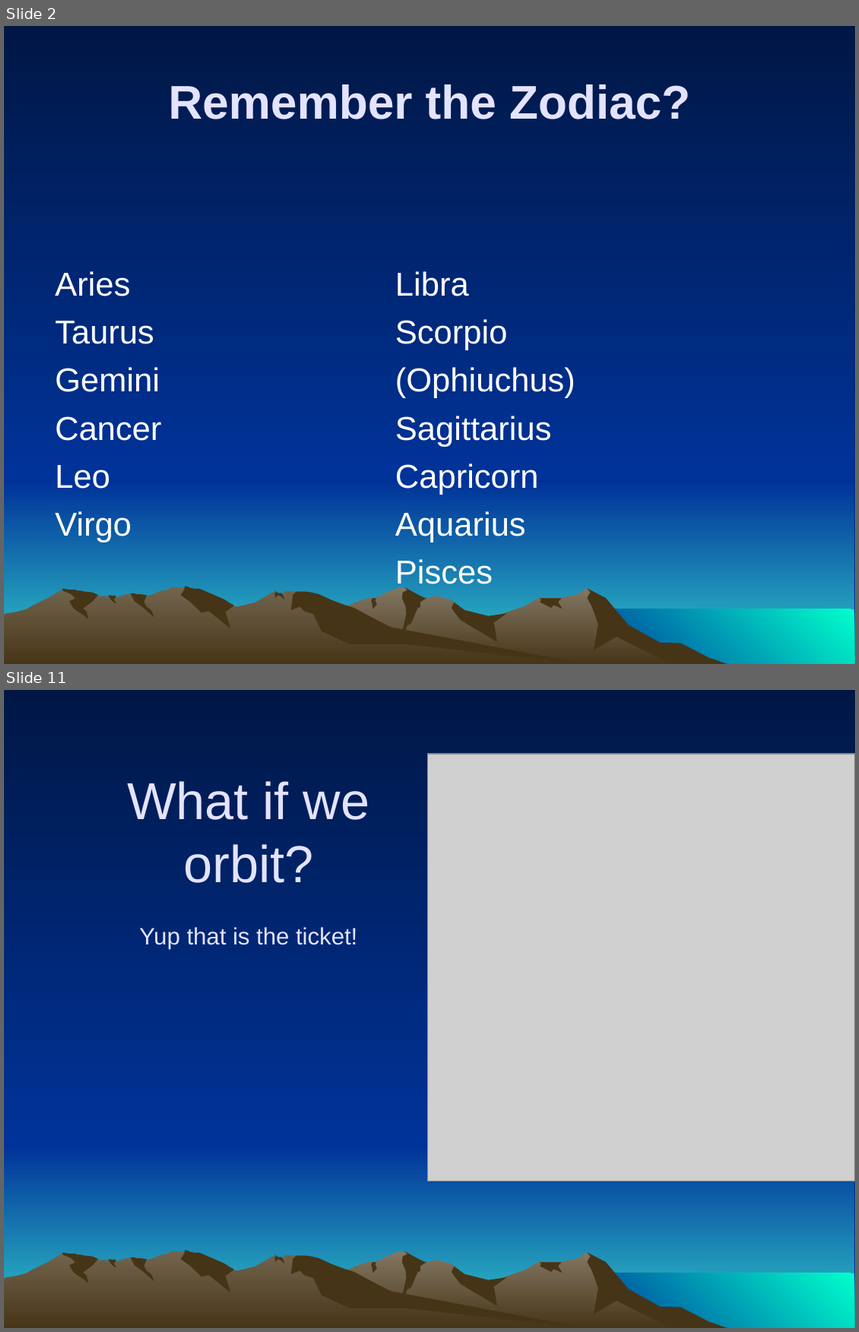
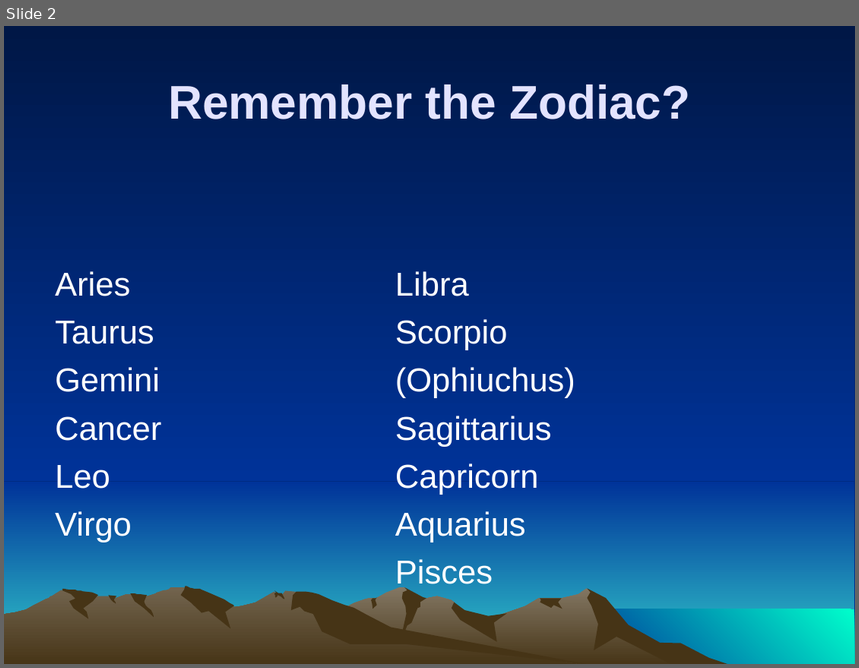
Before and after one commit to ForrestErickson/NovemberNightSky, a slide deck: NovemberSky_ZodiacNMore_SMAS_20231110_1500.ppt. Shown one above the other, each under a label of ours: slides 2 and 11 before the commit, slide 2 after it; the slides between them are not shown. The pictures are 859x1332 and 859x668 pixels, drawn with LibreOffice and Linux fonts; fonts in the diff are those of the drawing; grey boxes stand for pictures. Boxes give left, top, right and bottom in pixels: in the first picture for what was removed or moved away, otherwise in the second. Text is boxed around its words. In the diff, an @@ line names an element or a change of style, - is before the commit and + after.

```diff
--- a/NovemberSky_ZodiacNMore_SMAS_20231110_1500.ppt
+++ b/NovemberSky_ZodiacNMore_SMAS_20231110_1500.ppt
@@ slide 11 removed at (4,690,855,1328), background gradient #001746 to #003399; not listed: 16 template elements that a slide beside it also shows @@
@@ picture removed at (428,754,855,1181) @@
@@ text removed at (127,781,370,949) @@
-What if we orbit?
-Yup that is the ticket!
```
Also in this commit, not shown: 13 slides added, 11 other slides removed.
